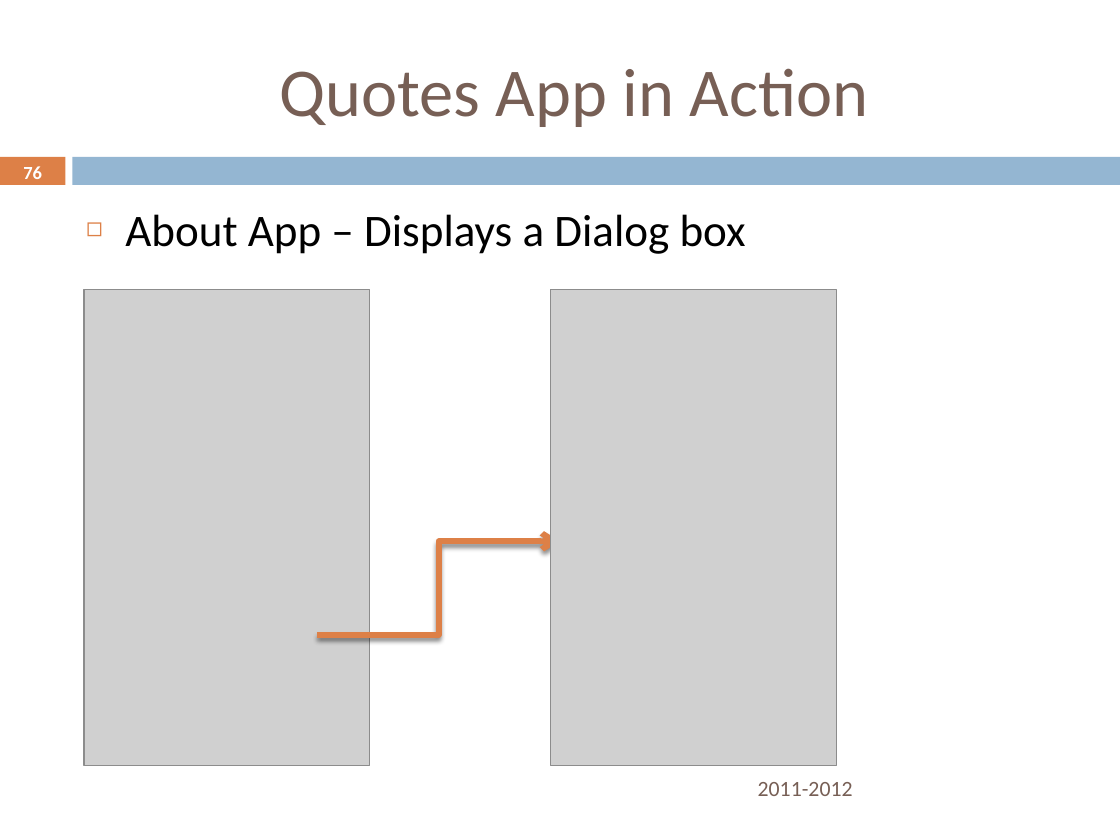
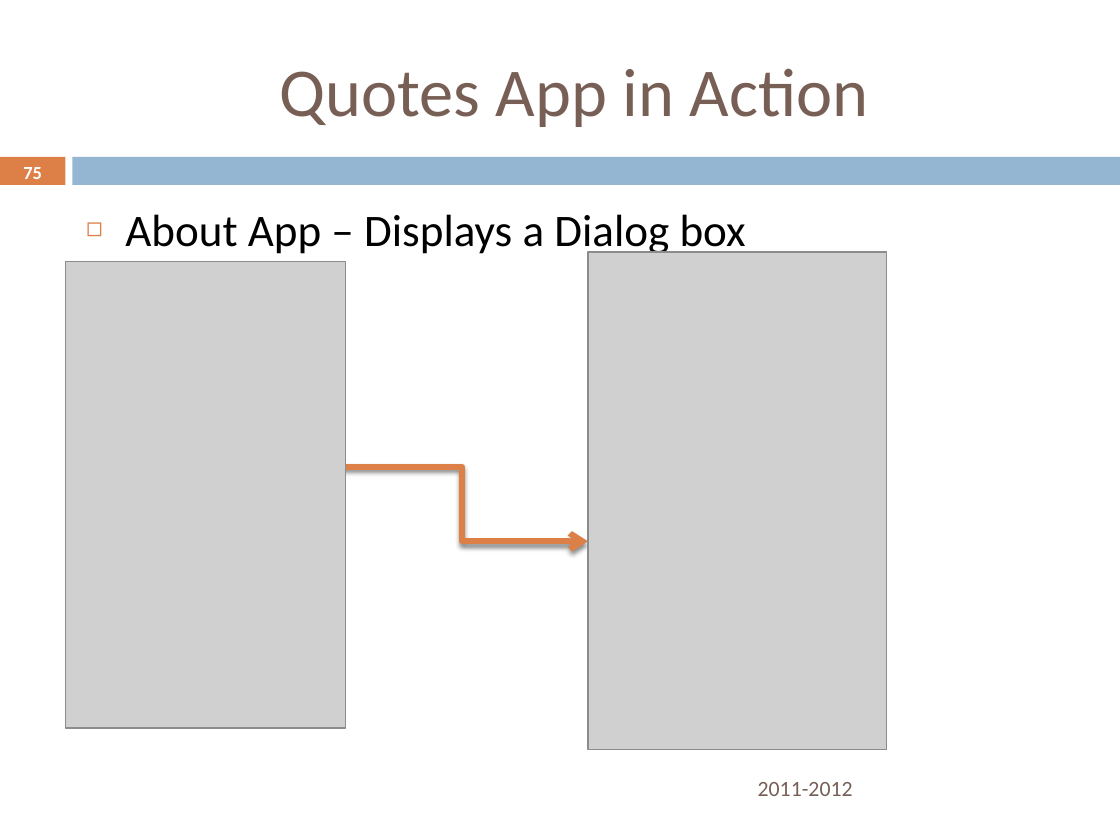
Before and after one commit to rominirani/Nitrodroid-2012-Android101-Workshop, a slide deck: slide 75 of presentation/AndroidDeveloper101Workshop-October6-Nitrodroid-2012-MindStormSoftware.pptx (slide 76 before the commit). Drawn at 1120x840 pixels with LibreOffice and Linux fonts; fonts in the diff are those of the drawing; grey boxes stand for pictures; background and template pictures are left out. Boxes give left, top, right and bottom in pixels: in the first picture for what was removed or moved away, otherwise in the second. Text is boxed around its words. In the diff, an @@ line names an element or a change of style, - is before the commit and + after.

```diff
--- a/presentation/AndroidDeveloper101Workshop-October6-Nitrodroid-2012-MindStormSoftware.pptx
+++ b/presentation/AndroidDeveloper101Workshop-October6-Nitrodroid-2012-MindStormSoftware.pptx
@@ page number at [23,167,42,179]: text changed @@
-76
+75
@@ picture: place and size @@
-picture at [84,289,370,765]
+picture at [65,261,345,728]
@@ picture: place and size @@
-picture at [551,289,837,765]
+picture at [588,252,887,749]
@@ elbow arrow moved from (317, 635) - (560, 541) to (336, 467) - (588, 541) @@
```
Also in this commit, not shown: 3 other slides changed, 1 slide removed, 5 other files.
